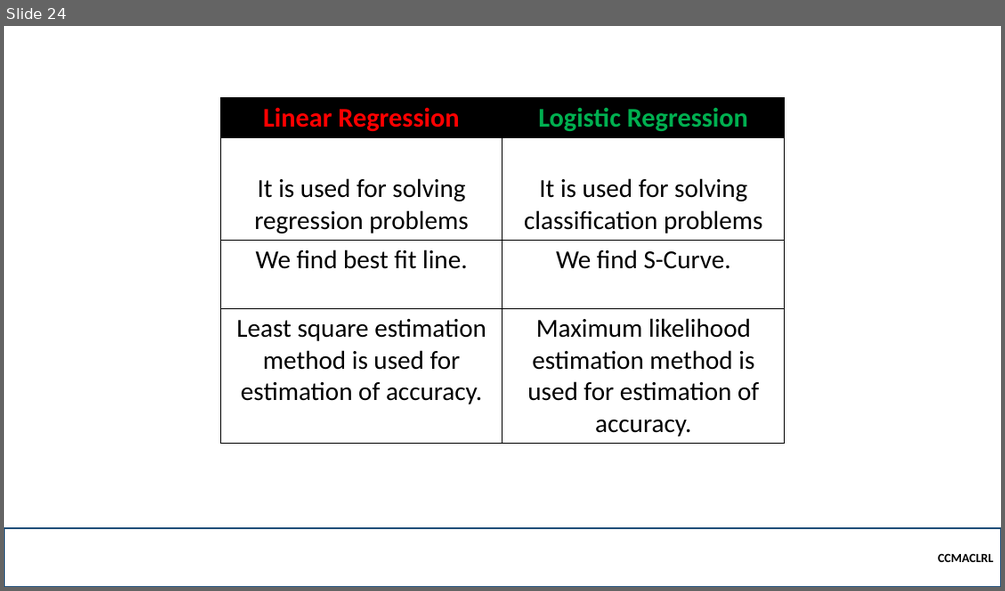
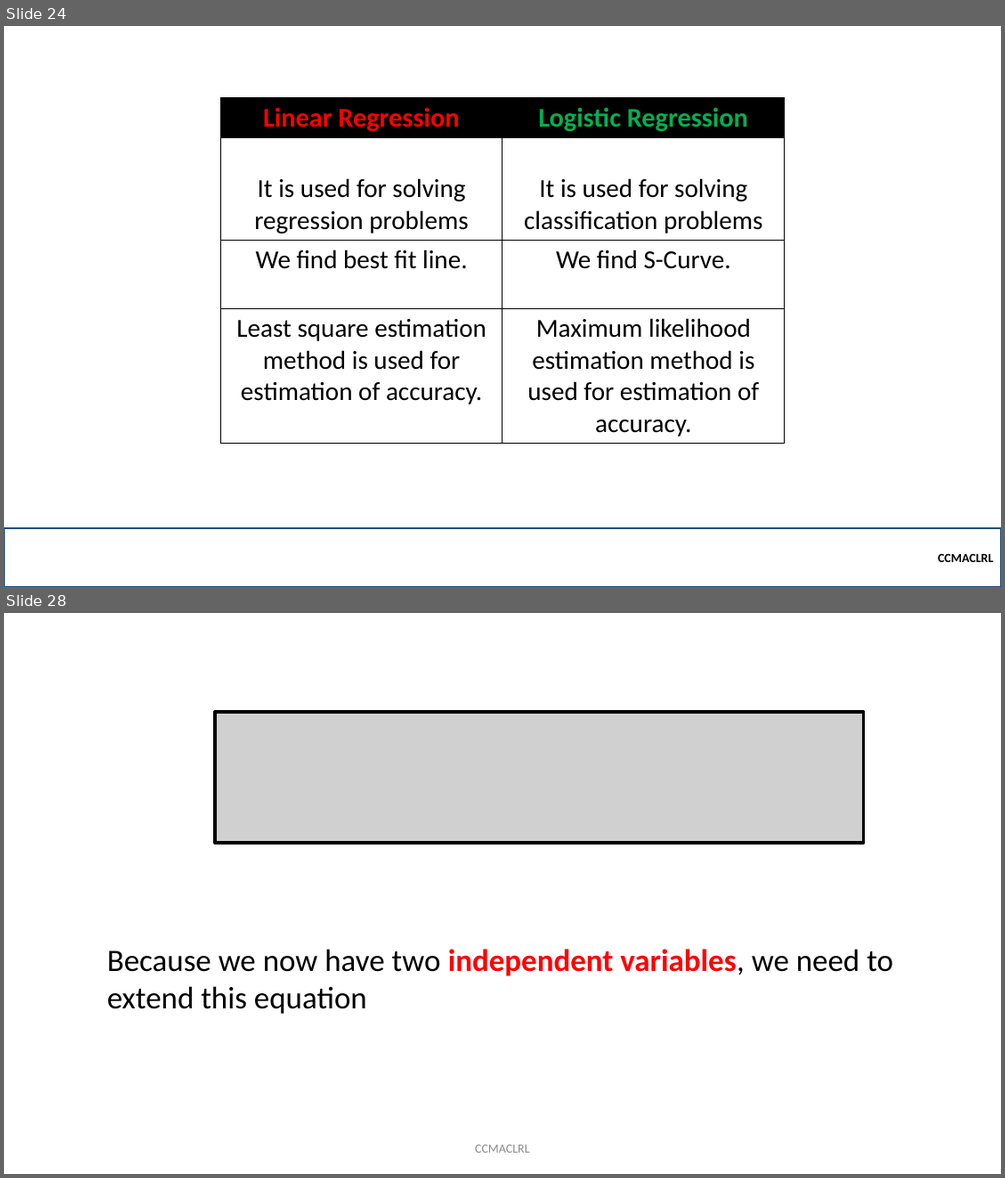
Before and after one commit to robitussin/CCMACLRL, a slide deck: 5 - Logistic Regression/Introduction to Logistic Regression.pptx. Shown one above the other, each under a label of ours: slide 24 before the commit, slides 24 and 28 after it; the slides between them are not shown. The pictures are 1005x591 and 1005x1178 pixels, drawn with LibreOffice and Linux fonts; fonts in the diff are those of the drawing; grey boxes stand for pictures; background and template pictures are left out. Boxes give left, top, right and bottom in pixels: in the first picture for what was removed or moved away, otherwise in the second. Text is boxed around its words. In the diff, an @@ line names an element or a change of style, - is before the commit and + after.

```diff
--- a/5 - Logistic Regression/Introduction to Logistic Regression.pptx
+++ b/5 - Logistic Regression/Introduction to Logistic Regression.pptx
@@ slide 28 added at <box>4,613,1001,1174</box>, background #FFFFFF @@
@@ picture added at <box>215,712,864,843</box> @@
@@ text added at <box>107,949,893,1013</box>, 30 pt, text #000000 @@
+Because we now have two independent variables, we need to extend this equation
@@ text added at <box>475,1144,530,1152</box>, 12 pt, text #8C8C8C @@
+CCMACLRL
```
Also in this commit, not shown: 1 slide changed, 16 other slides added.
